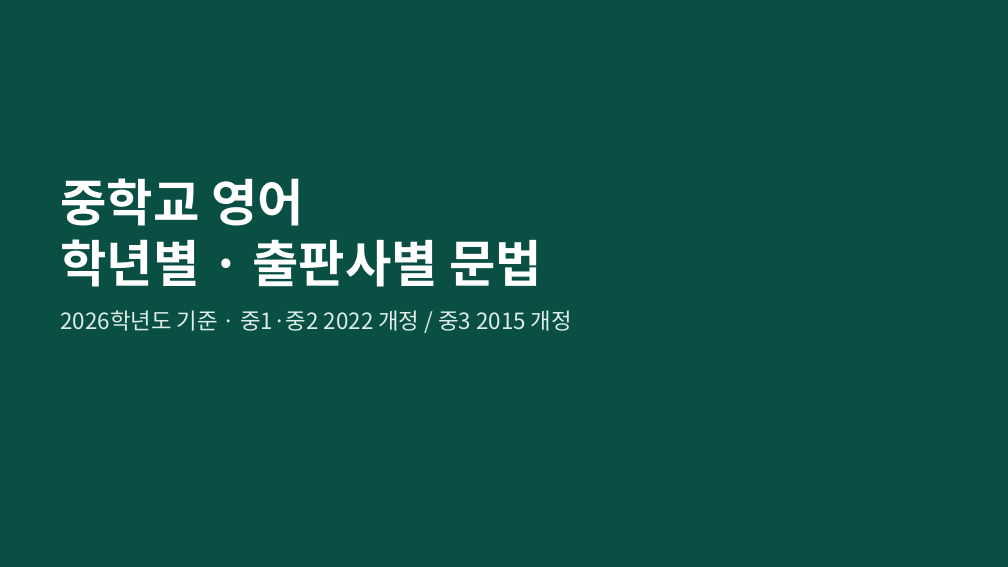
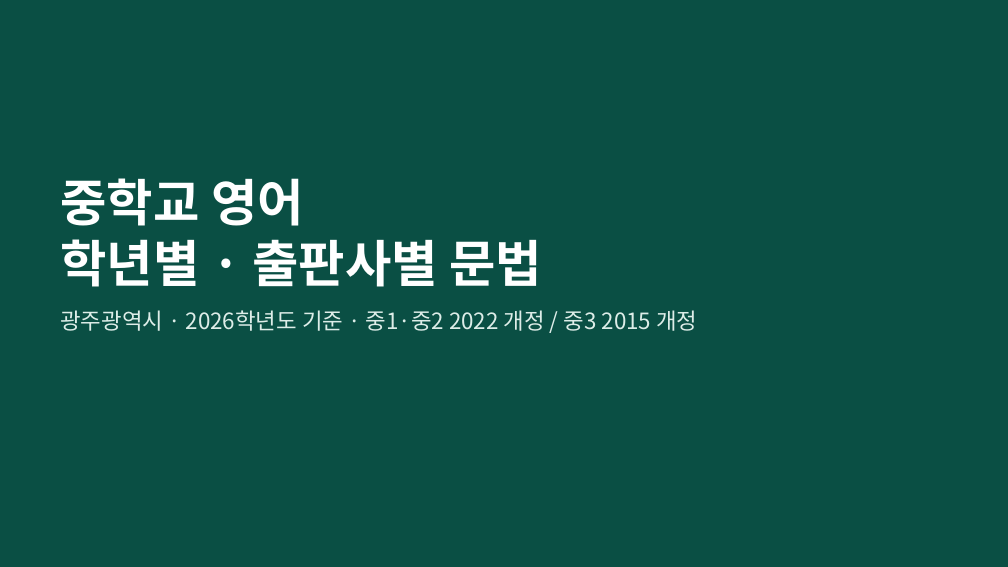
Before and after one commit to isaclina/izzie-English, a slide deck: slide 1 of output/중등_학년별_출판사별_문법정리.pptx. Drawn at 1008x567 pixels with LibreOffice and Linux fonts; fonts in the diff are those of the drawing. Boxes give left, top, right and bottom in pixels: in the first picture for what was removed or moved away, otherwise in the second. Text is boxed around its words. In the diff, an @@ line names an element or a change of style, - is before the commit and + after.

```diff
--- a/output/중등_학년별_출판사별_문법정리.pptx
+++ b/output/중등_학년별_출판사별_문법정리.pptx
@@ text at (60,310,697,331): text changed @@
-2026학년도 기준 · 중1·중2 2022 개정 / 중3 2015 개정
+광주광역시 · 2026학년도 기준 · 중1·중2 2022 개정 / 중3 2015 개정
```
Also in this commit, not shown: 15 other slides changed, 1 other file.
